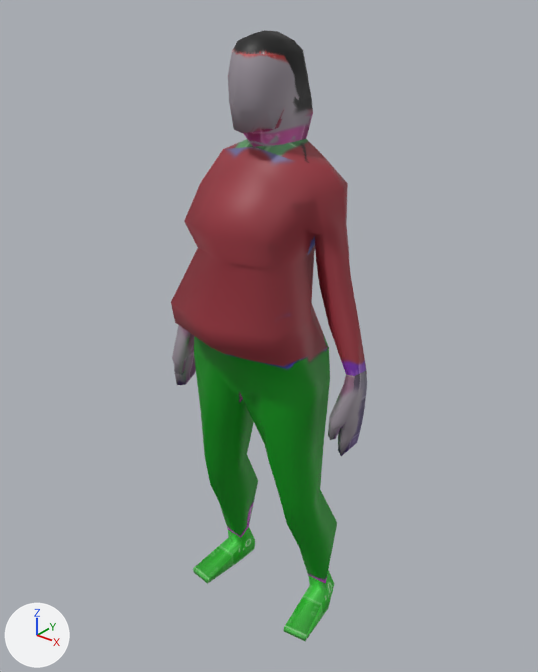
Two versions of the FBX model blend/fem_version_obese_rigged.fbx, one commit apart.
Rendered twice from a camera (50 mm lens) standing at (117.2, -144.7, 182.8) and looking at (1.4, 0.1, 93.0). Lighting does not change. The marker at lower left points along +X, +Y and +Z. The older version comes first.

The older version as bpy lines, for what is in view:
```python
mat_material_002 = principled_material('Material.002')
mat_material_002.texture = img_texmap_png
mat_material_002.roughness = 0.526
me_man_cube_002 = bpy.data.meshes.new('man_Cube.002')
me_man_cube_002.from_pydata(...)  # 300 vertices, 374 faces; spans x -32.0..32.0, y -24.0..13.0, z 0.0..171.0
me_man_cube_002.materials.append(mat_material_002)  # picture img_texmap_png
ob_man_cube_002 = bpy.data.objects.new('man_Cube.002', me_man_cube_002)
ob_man_cube_002.location = (0.0, 0.0, 0.0)
```
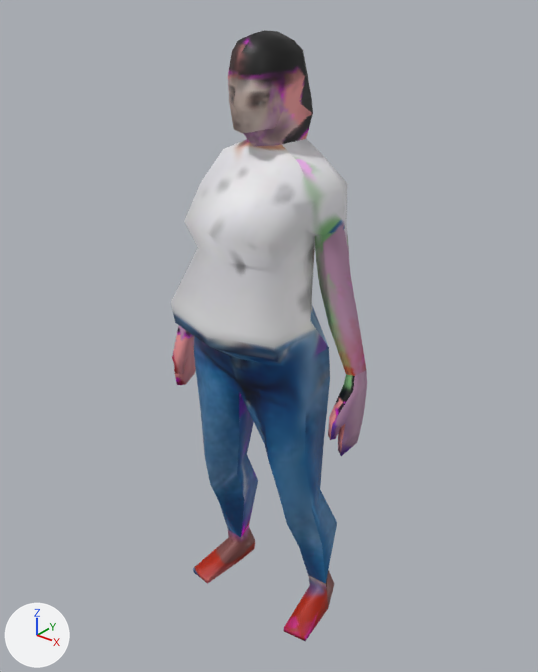
The edits, one by one:
Picture 'outfit_00.png' (img_outfit_00_png) is new.
Material 'Material.002' (mat_material_002) changes its picture from img_texmap_png to img_outfit_00_png.
me_man_cube_002 has 300 vertices, 374 faces and spans x -32.0..32.0, y -24.0..13.0, z 0.0..171.0.
me_man_cube_002 is used by ob_man_cube_002; location (0.0, 0.0, 0.0).
me_man_cube_002 part 1: texture (UV) coordinates of 374 of 374 faces, centred in x -31.0..31.0, y -20.0..12.0, z 0.0..170.0, changed; they spanned u 0.01..1.0, v 0.01..1.0 and now span u 0.0..0.99, v 0.0..0.99.

Changed parts and their boxes (x1, y1, x2, y2) in the pictures (538 x 672 px):
'man_Cube.002', surface changed (lighter): (171, 35, 367, 641) in both
